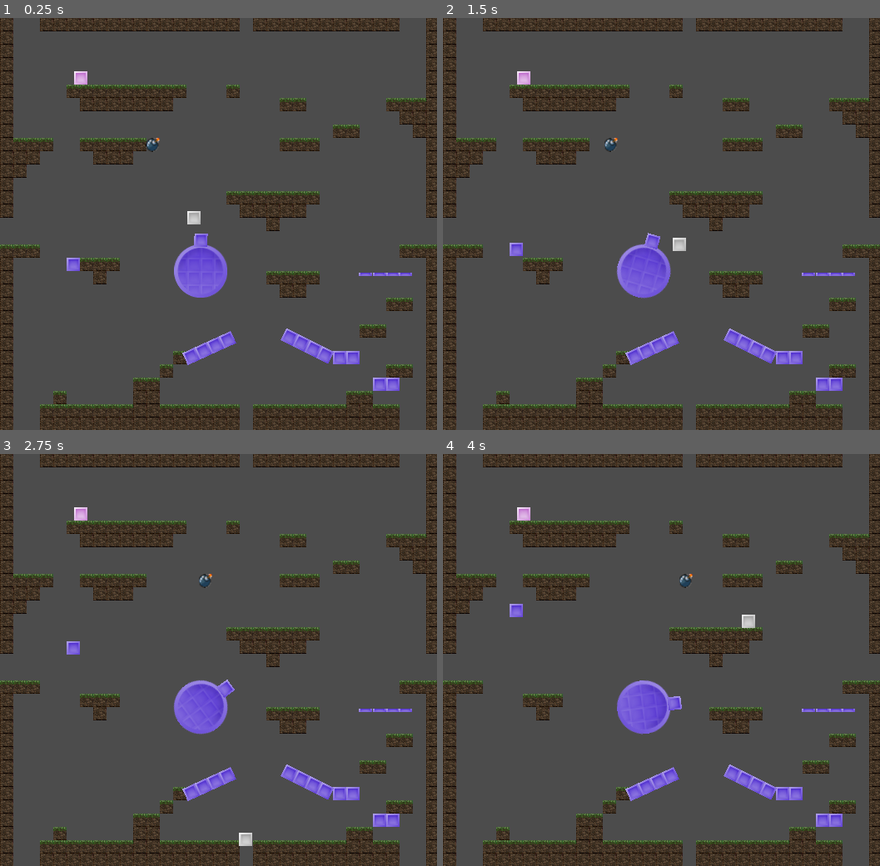
Above: before the commit, frames 1-4 (two rows, left to right).
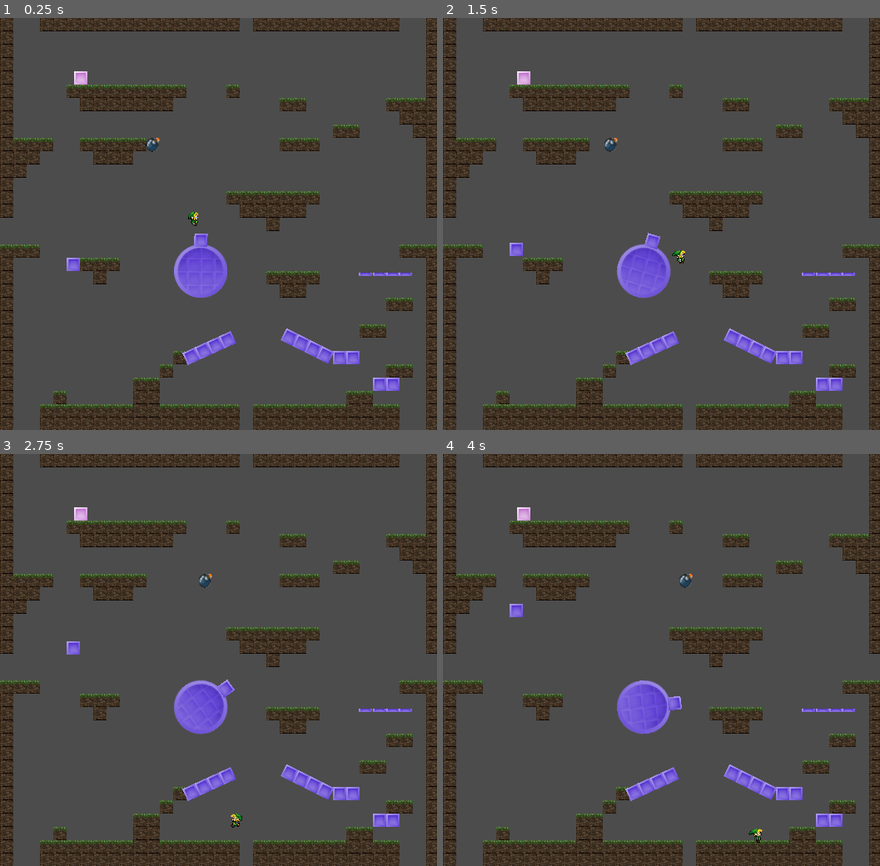
Above: after the commit, the same moments.

Repository: HorryH/godot-playground-2d
Game: Godot game, scene res://colworld.tscn
The game is run twice, just before and just after one commit, with the same random seed, the same clock (stepped at 60 frames per second) and the same inputs.
Inputs:
- Up to frame 1 (0.25 s): no input
- Up to frame 2 (1.5 s): hold Space (jump) 0.53-1.28 s; hold Right (move_right) from 0.53 s (still down); tap Down (move_bottom) at 1.35 s
- Up to frame 3 (2.75 s): tap Space (jump) at 1.52, 1.55, 1.82 s; release Right (move_right) at 2.03 s; hold Left (move_left) from 2.03 s (still down); hold Space (jump) from 2.03 s (still down)
- Up to frame 4 (4 s): release Left (move_left) at 2.78 s; release Space (jump) at 2.78 s; hold Right (move_right) from 2.78 s (still down); tap Down (move_bottom) at 2.85 s; tap Space (jump) at 3.02, 3.05, 3.32 s; hold Space (jump) from 3.53 s (still down)

The runs differ from the first frame. In frame 1, 0.1% of the frame differs, in the area x 42-46%, y 46-51%; in frame 2, 0.2%; in frame 3, 0.2%, in the area x 52-58%, y 87-96%; in frame 4, 0.2%.

Commit message:
added sprites and animatedsprite to player

Diff:
--- a/player.gd
+++ b/player.gd
@@ -24,7 +24,7 @@
 var last_press_delta = 0
 
 var prev_jump_pressed = false
-
+onready var animation = $AnimatedSprite
 
 func _physics_process(delta):
 	# Create forces
@@ -38,15 +38,23 @@
 	var stop = true
 
 	if walk_left:
+		animation.set_animation('walk')
+		animation.flip_h = true
+
 		if velocity.x <= WALK_MIN_SPEED and velocity.x > -WALK_MAX_SPEED:
 			force.x -= WALK_FORCE
 			stop = false
 	elif walk_right:
+		animation.set_animation('walk')
+		animation.flip_h = false
 		if velocity.x >= -WALK_MIN_SPEED and velocity.x < WALK_MAX_SPEED:
 			force.x += WALK_FORCE
 			stop = false
-	if fast_fall:
+	elif fast_fall:
+		animation.set_animation('fall')
 		velocity.y = 100
+	else:
+		animation.set_animation('idle')
 
 	if stop:
 		var vsign = sign(velocity.x)
@@ -76,5 +84,8 @@
 		velocity.y = -JUMP_SPEED
 		jumping = true
 
+	if jumping:
+		animation.set_animation('jump')
+
 	on_air_time += delta
 	prev_jump_pressed = jump
--- a/player.tscn
+++ b/player.tscn
@@ -1,17 +1,55 @@
-[gd_scene load_steps=4 format=2]
+[gd_scene load_steps=12 format=2]
 
 [ext_resource path="res://player.gd" type="Script" id=1]
 [ext_resource path="res://player.png" type="Texture" id=2]
+[ext_resource path="res://player_sprites/tile030.png" type="Texture" id=3]
+[ext_resource path="res://player_sprites/tile032.png" type="Texture" id=4]
+[ext_resource path="res://player_sprites/tile077.png" type="Texture" id=5]
+[ext_resource path="res://player_sprites/tile074.png" type="Texture" id=6]
+[ext_resource path="res://player_sprites/tile075.png" type="Texture" id=7]
+[ext_resource path="res://player_sprites/tile076.png" type="Texture" id=8]
+[ext_resource path="res://player_sprites/tile040.png" type="Texture" id=9]
 
 [sub_resource type="RectangleShape2D" id=1]
 extents = Vector2( 7, 7 )
+
+[sub_resource type="SpriteFrames" id=2]
+animations = [ {
+"frames": [ ExtResource( 3 ), ExtResource( 3 ), ExtResource( 3 ), ExtResource( 3 ), ExtResource( 4 ) ],
+"loop": true,
+"name": "idle",
+"speed": 2.0
+}, {
+"frames": [ ExtResource( 5 ) ],
+"loop": true,
+"name": "jump",
+"speed": 5.0
+}, {
+"frames": [ ExtResource( 6 ), ExtResource( 7 ), ExtResource( 8 ), ExtResource( 7 ) ],
+"loop": true,
+"name": "walk",
+"speed": 8.0
+}, {
+"frames": [ ExtResource( 9 ) ],
+"loop": true,
+"name": "fall",
+"speed": 5.0
+} ]
 
 [node name="player" type="KinematicBody2D"]
 script = ExtResource( 1 )
 
 [node name="sprite" type="Sprite" parent="."]
+visible = false
 texture = ExtResource( 2 )
 
 [node name="CollisionShape2D" type="CollisionShape2D" parent="."]
+visible = false
 position = Vector2( -0.315559, 0.157784 )
 shape = SubResource( 1 )
+
+[node name="AnimatedSprite" type="AnimatedSprite" parent="."]
+scale = Vector2( 0.15, 0.15 )
+frames = SubResource( 2 )
+animation = "walk"
+playing = true
Binary file added: link_sprites.png
Not shown, added: link_sprites.png.import
Binary file added: player_sprites/tile000.png
Not shown, added: player_sprites/tile000.png.import
Binary file added: player_sprites/tile001.png
Not shown, added: player_sprites/tile001.png.import
Binary file added: player_sprites/tile002.png
Not shown, added: player_sprites/tile002.png.import
Binary file added: player_sprites/tile003.png
Not shown, added: player_sprites/tile003.png.import
Binary file added: player_sprites/tile004.png
Not shown, added: player_sprites/tile004.png.import
(and 150 more such lines)
